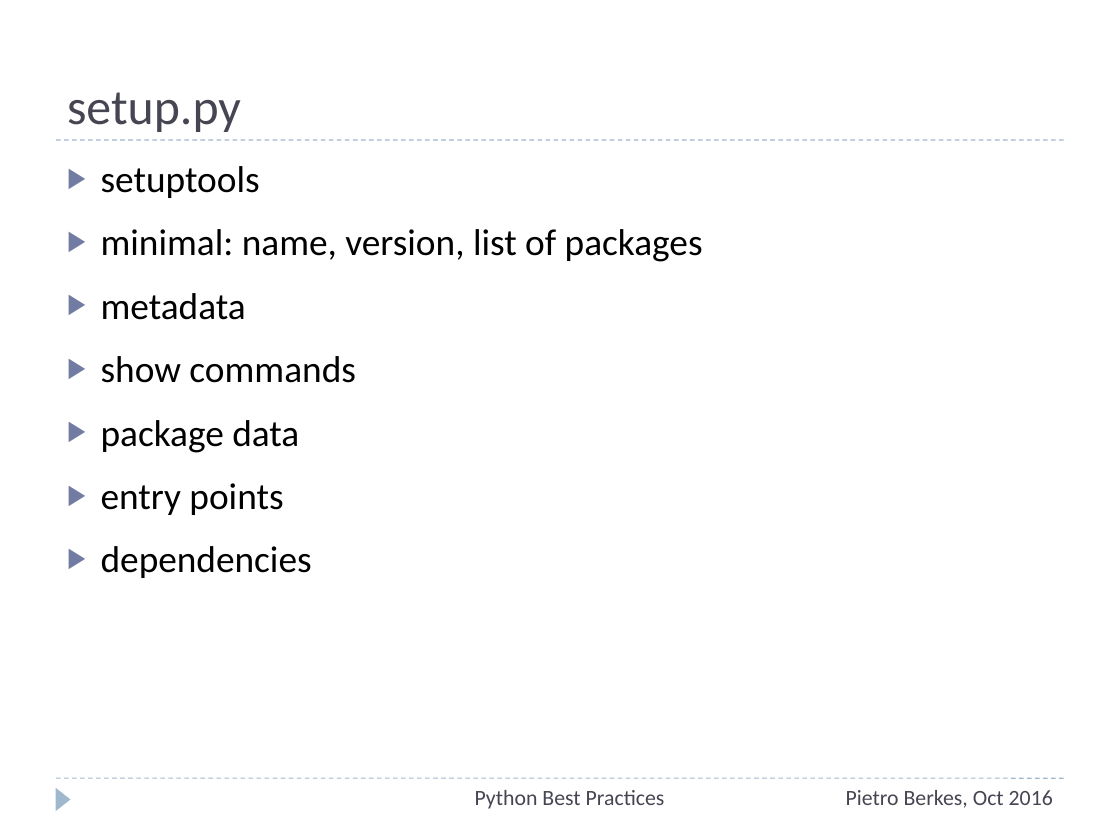
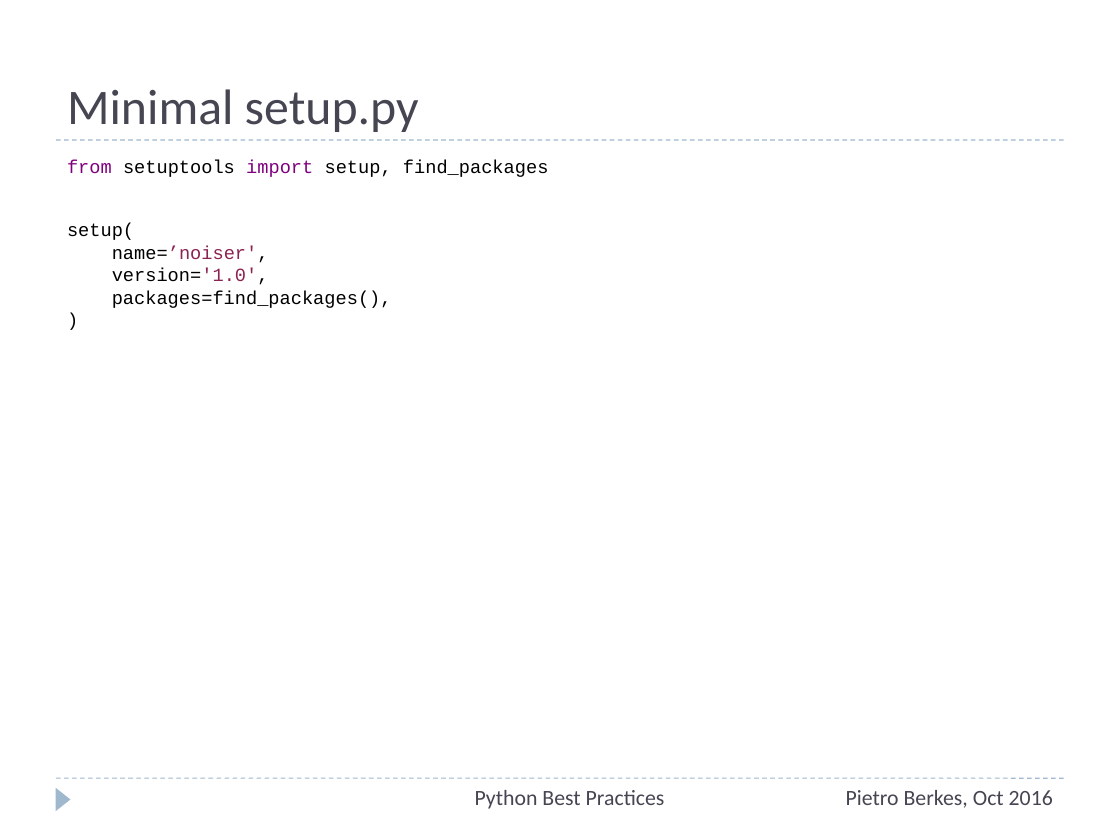
Before and after one commit to ASPP/testing_debugging_profiling, a slide deck: slide 85 of testing-debugging-profiling.pptx (slide 87 before the commit). Drawn at 1120x840 pixels with LibreOffice and Linux fonts; fonts in the diff are those of the drawing. Boxes give left, top, right and bottom in pixels: in the first picture for what was removed or moved away, otherwise in the second. Text is boxed around its words. In the diff, an @@ line names an element or a change of style, - is before the commit and + after.

```diff
--- a/testing-debugging-profiling.pptx
+++ b/testing-debugging-profiling.pptx
@@ title at (67, 89, 419, 132): text changed @@
-setup.py
+Minimal setup.py
@@ text at (67, 160, 548, 308): text changed; size 24 to 12 pt; font Calibri to Courier New @@
-▶ setuptools
-▶ minimal: name, version, list of packages
-▶ metadata
-▶ show commands
-▶ package data
-▶ entry points
-▶ dependencies
+from setuptools import setup, find_packages
+setup(
+name=’noiser',
+version='1.0',
+packages=find_packages(),
+)
```
Also in this commit, not shown: 23 other slides changed, 12 slides added, 1 slide removed.
